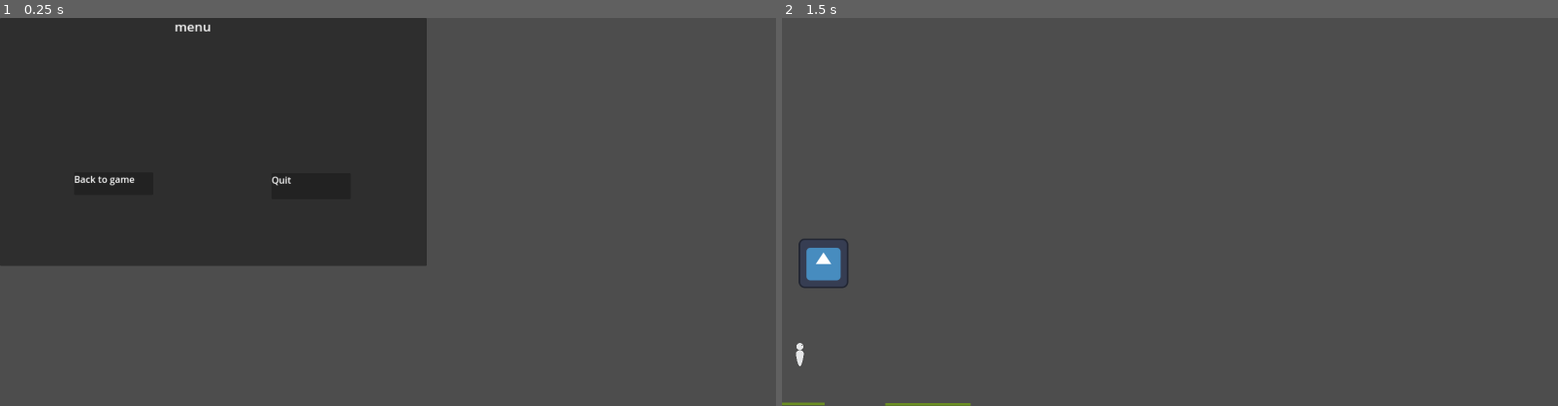
Above: before the commit, frames 1-2 (left to right).
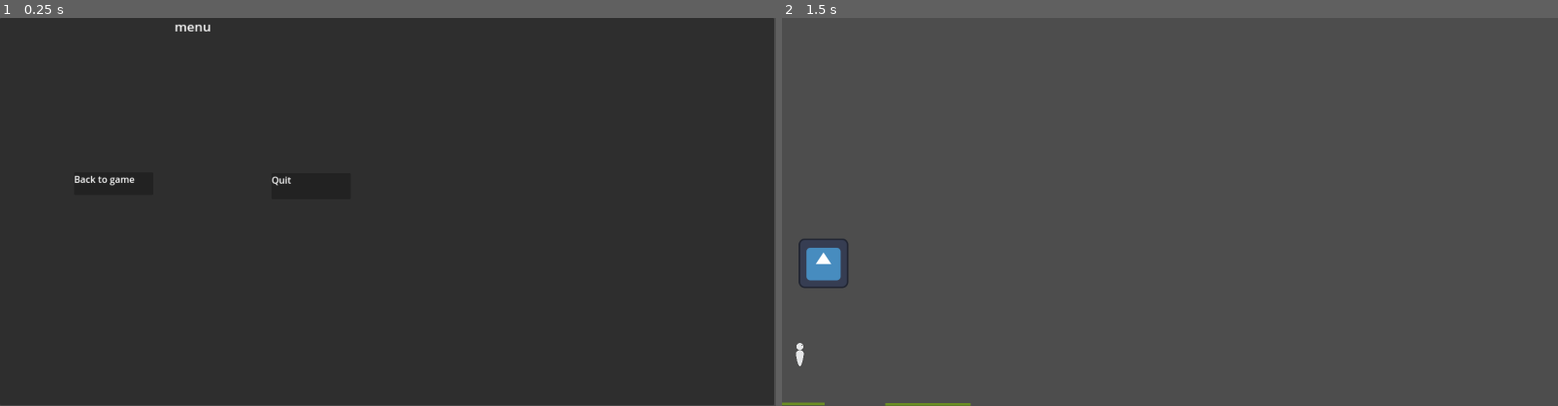
Above: after the commit, the same moments.

Repository: NeonGamerBot-QK/counterspell-boston
Game: Godot game, scene res://menu.tscn
Same seed, same stepped clock (60 frames per second), same inputs: the game is played once before the commit and once after it. This scene is started directly instead of the project's main scene. The engine's default icon, where the game draws it, is replaced by a stand-in: a white triangle on a blue panel in a dark square.
Inputs:
- Up to frame 1 (0.25 s): no input
- Up to frame 2 (1.5 s): tap Enter at 0.5 s; hold D (right) 0.53-1.25 s; tap Space (jump) at 0.77 s; click "Back to game" at 1.25 s

The runs differ from the first frame. In frame 1, 64% of the frame differs, in the area x 0-100%, y 0-100%; in frame 2, nothing differs.

Commit message:
feat: zeon:ai_comment

Diff:
--- a/Player/player.gd
+++ b/Player/player.gd
@@ -26,6 +26,8 @@
 	#This adds gravity to our character if they are not standing on something
 	if not is_on_floor():
 		velocity.y += GRAVITY
-
+	print($PlayerSprite.global_position.y)
+	if $PlayerSprite.global_position.y > 1070:
+		get_tree().quit()
 	#gets it moving correctly
 	move_and_slide()
--- a/menu.tscn
+++ b/menu.tscn
@@ -12,8 +12,8 @@
 
 [node name="Panel" type="Panel" parent="."]
 layout_mode = 0
-offset_right = 1100.0
-offset_bottom = 639.0
+offset_right = 1995.0
+offset_bottom = 998.0
 script = ExtResource("1_dugti")
 
 [node name="Title" type="RichTextLabel" parent="Panel"]
